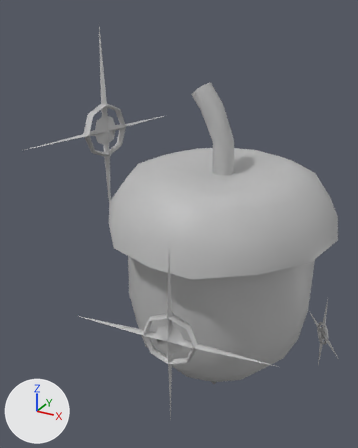
A saved change to the FBX model BrainJam2020/Assets/Meshes/Acorn.fbx.
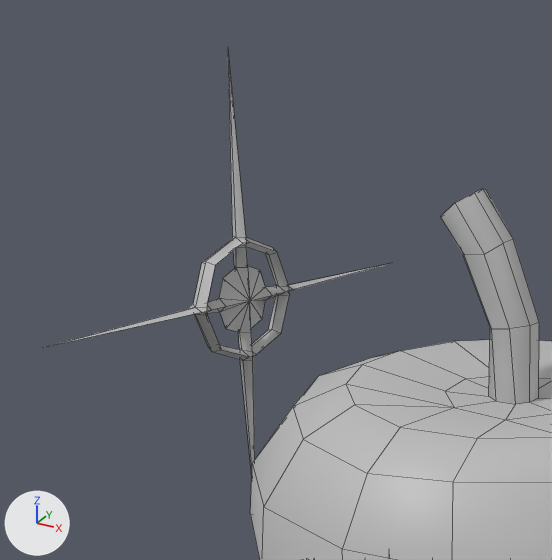
The first picture shows the older version from a camera (50 mm lens) standing at (4.12, -9.44, 5.87) and looking at (-0.96, -0.21, 1.26). The close-ups show both versions on the part from 0% to 67% of the width and 0% to 54% of the height of that picture; other places that the commit changed are outside them. The lights are fixed; the arrows at lower left show +X, +Y and +Z. The close-ups show mesh edges as thin lines. Where no turn or scale is listed for an object, it has been applied to the vertices.

The first close-up shows 'acorn:ZBrush_defualt_group', 'cloud:cloud:planet3:planet3:planet3:acorn:pPlane3'.
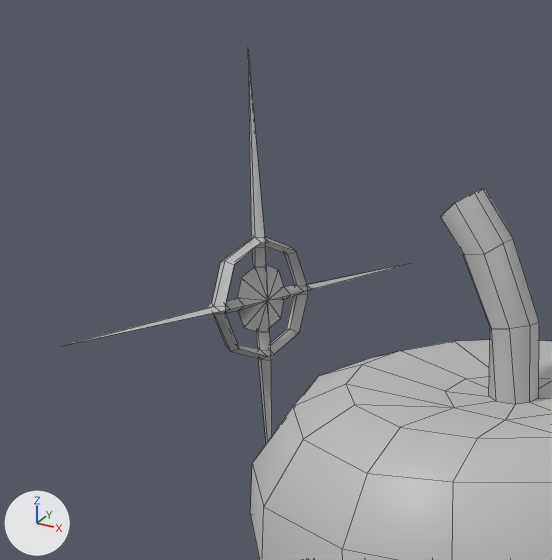
What differs and where, as boxes (x1, y1, x2, y2) in the close-ups (552 x 560 px):
'cloud:cloud:planet3:planet3:planet3:acorn:pPlane3', no longer drawn: before (47, 55, 391, 472)
'polySurface1', added: after (63, 53, 410, 443)

What the commit changed:
Mesh me_mesh_001_1 is new.
It has 98 vertices, 128 faces and spans x -0.51..0.51, y -2.53..2.53, z -2.58..2.58.
It uses material mat_cloud_lambert1 (grey #bcbcbc).
Object 'cloud:cloud:planet3:planet3:planet3:acorn:pPlane3' (ob_cloud_cloud_planet3_planet3_planet3_acorn_pplane3) now shows nothing instead of me_mesh_001.
Object 'polySurface1' (ob_polysurface1) is new; it shows me_mesh_001_1.
Its location is (-3.39, 0.75, 2.99).
